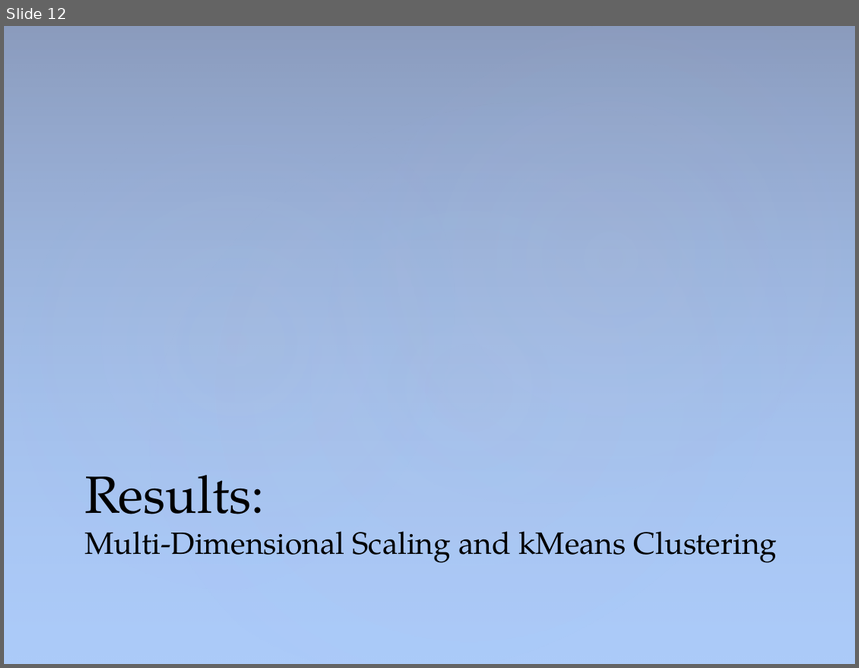
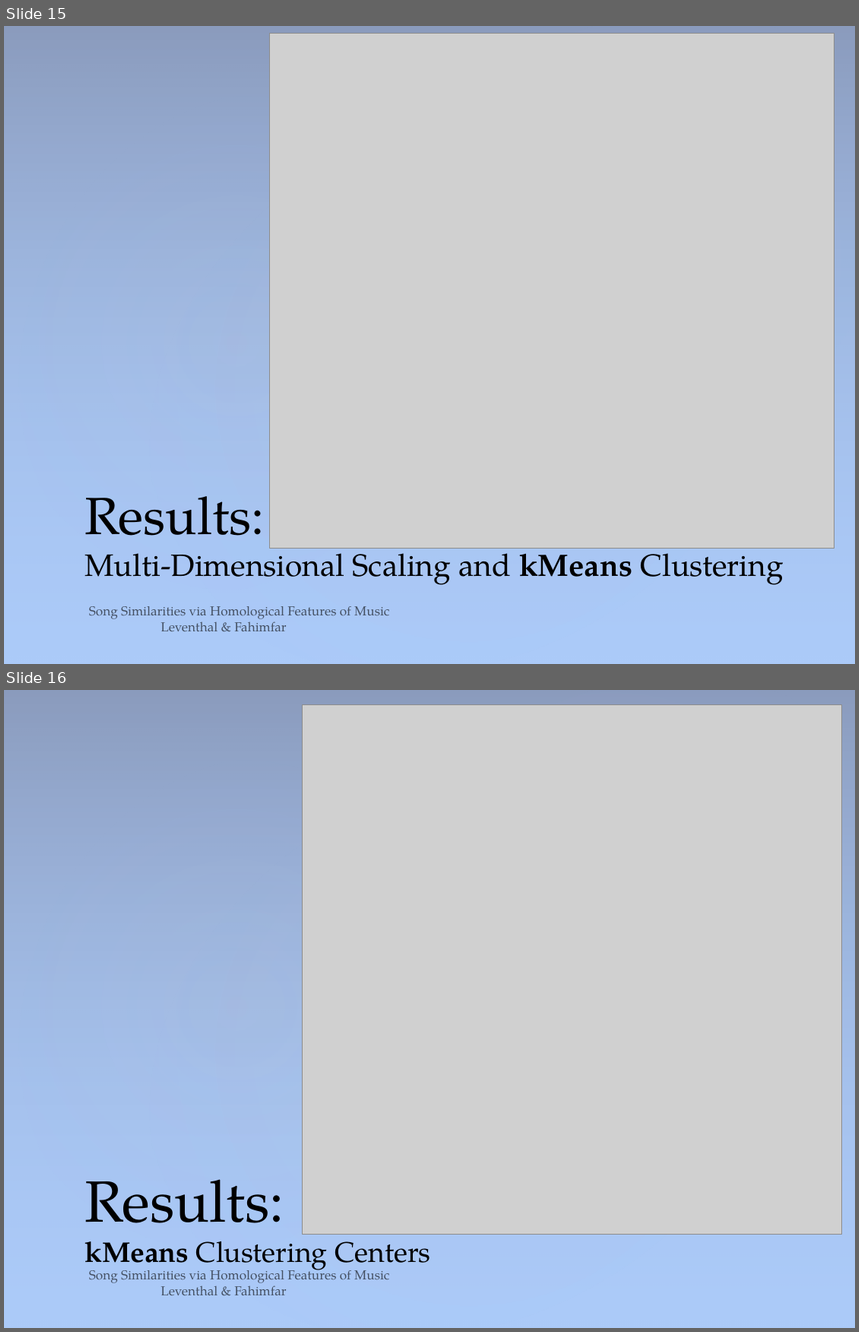
Before and after one commit to sam-lev/Classifications-Of-Songs-via-Homology-of-Chroma-Features, a slide deck: project/presentation/PresentationPowerPoint.pptx. Shown one above the other, each under a label of ours: slide 12 before the commit, slides 15 and 16 after it. The pictures are 859x668 and 859x1332 pixels, drawn with LibreOffice and Linux fonts; fonts in the diff are those of the drawing; grey boxes stand for pictures. Boxes give left, top, right and bottom in pixels: in the first picture for what was removed or moved away, otherwise in the second. Text is boxed around its words. In the diff, an @@ line names an element or a change of style, - is before the commit and + after.

Commit message:
presentation and started shortloop and counting homological features in songs and their size to approximate which keys

```diff
--- a/project/presentation/PresentationPowerPoint.pptx
+++ b/project/presentation/PresentationPowerPoint.pptx
@@ slide 16 added at bbox=[4, 690, 855, 1328], background #ACCBF9; not listed: 4 template elements that a slide beside it also shows @@
@@ picture added at bbox=[302, 705, 842, 1235] @@
@@ title added at bbox=[85, 1179, 431, 1273], 24 pt, text #000000 @@
+Results:
+kMeans Clustering Centers
@@ text added at bbox=[89, 1266, 389, 1296], 11 pt, text #000000 at 60% opacity @@
+Song Similarities via Homological Features of Music Leventhal & Fahimfar
@@ what was slide 12 is now slide 15 @@
@@ slide 15 changed as well @@
@@ picture added at bbox=[269, 34, 834, 549] @@
@@ title "Results: Multi-Dimensional Scaling and kMeans ..." at bbox=[85, 496, 783, 585]: bold on in "kMeans" @@
@@ text added at bbox=[89, 607, 389, 632], 11 pt, text #000000 at 60% opacity @@
+Song Similarities via Homological Features of Music Leventhal & Fahimfar
```
Also in this commit, not shown: 12 other slides changed, 8 other slides added, 4 slides removed, 38 other files.
